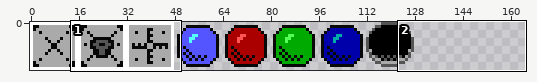
Edited in one commit: sprite sheet (assets/floor.png). The picture above shows the old version from afar; the outline marks the close-up.
Close-up. The starting point:
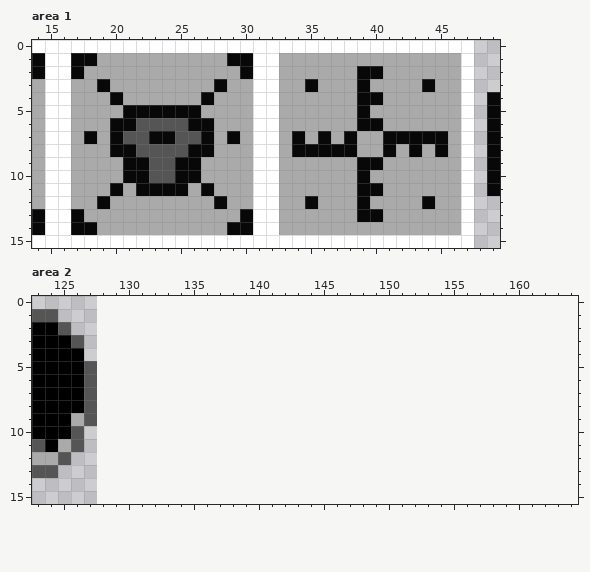
The file is 128x16 pixels. Shown: area 1: x 14..49, y 0..15; area 2: x 123..164, y 0..15. The old version is drawn lined up with the new one, on the new canvas. The wide view leaves out empty margins.
Now the later version:
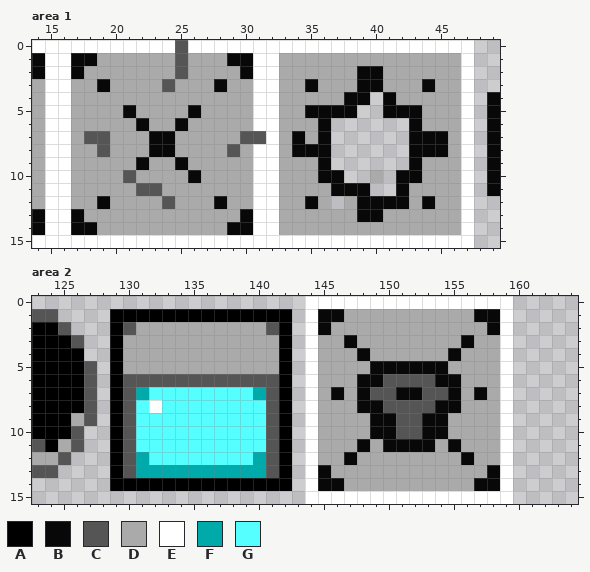
Palette (. is transparent): A #000000  B #080808  C #555555  D #aaaaaa  E #ffffff  F #00aaaa  G #55ffff
Changes in this commit:
canvas 128x16 -> 176x16
--- area 1
@@ x 14..49 @@
- 0 EEEEEEEEEEEEEEEEEEEEEEEEEEEEEEEEEE..
- 1 BEEBBDDDDDDDDDDBBEEDDDDDDDDDDDDDDE..
- 2 BEEBDDDDDDDDDDDDBEEDDDDDDBBDDDDDDE..
- 3 DEEDDBDDDDDDDDBDDEEDDBDDDBDDDDBDDE..
- 4 DEEDDDBDDDDDDBDDDEEDDDDDDBBDDDDDDE.B
- 5 DEEDDDDBBBBBBDDDDEEDDDDDDBDDDDDDDE.B
- 6 DEEDDDBBCCCCBBDDDEEDDDDDDBBDDDDDDE.B
- 7 DEEDBDBCCBBCCBDBDEEDBDBDBDDBBBBBDE.B
- 8 DEEDDDBBCCCCBBDDDEEDBBBBBDDBDBDBDE.B
- 9 DEEDDDDBBCCBBDDDDEEDDDDDDBBDDDDDDE.B
-10 DEEDDDDBBCCBBDDDDEEDDDDDDBDDDDDDDE.B
-11 DEEDDDBDBBBBDBDDDEEDDDDDDBBDDDDDDE.B
-12 DEEDDBDDDDDDDDBDDEEDDBDDDBDDDDBDDE..
+ 0 EEEEEEEEEEECEEEEEEEEEEEEEEEEEEEEEE..
+ 1 BEEBBDDDDDDCDDDBBEEDDDDDDDDDDDDDDE..
+ 2 BEEBDDDDDDDCDDDDBEEDDDDDDBBDDDDDDE..
+ 3 DEEDDBDDDDCDDDBDDEEDDBDDDBBDDDBDDE..
+ 4 DEEDDDDDDDDDDDDDDEEDDDDDBB.BDDDDDE.B
+ 5 DEEDDDDBDDDDBDDDDEEDDBBBB..BBBDDDE.B
+ 6 DEEDDDDDBDDBDDDDDEEDDDB......BDDDE.B
+ 7 DEEDCCDDDBBDDDDDCCEDBDB......BBBDE.B
+ 8 DEEDDCDDDBBDDDDCDEEDBBB......BBBDE.B
+ 9 DEEDDDDDBDDBDDDDDEEDDDB......BDDDE.B
+10 DEEDDDDCDDDDBDDDDEEDDDBB..D.BBDDDE.B
+11 DEEDDDDDCCDDDDDDDEEDDDDBBB..BDDDDE.B
+12 DEEDDBDDDDCDDDBDDEEDDBD.DBBBBDBDDE..
 13 BEEBDDDDDDDDDDDDBEEDDDDDDBBDDDDDDE..
--- area 2
@@ x 123..164 @@
- 0 ..........................................
- 1 CC........................................
- 2 AAC.......................................
- 3 AAAC......................................
- 4 AAAA......................................
- 5 AAAAC.....................................
- 6 AAAAC.....................................
- 7 AAAAC.....................................
- 8 AAAAC.....................................
- 9 AAADC.....................................
-10 AAAC......................................
-11 CADC......................................
-12 DDC.......................................
-13 CC........................................
-14 ..........................................
-15 ..........................................
+ 0 .....................EEEEEEEEEEEEEEEE.....
+ 1 CC....AAAAAAAAAAAAAA.EBBDDDDDDDDDDBBE.....
+ 2 AAC...ACDDDDDDDDDDCA.EBDDDDDDDDDDDDBE.....
+ 3 AAAC..ADDDDDDDDDDDDA.EDDBDDDDDDDDBDDE.....
+ 4 AAAA..ADDDDDDDDDDDDA.EDDDBDDDDDDBDDDE.....
+ 5 AAAAC.ADDDDDDDDDDDDA.EDDDDBBBBBBDDDDE.....
+ 6 AAAAC.ACCCCCCCCCCCCA.EDDDBBCCCCBBDDDE.....
+ 7 AAAAC.ACFGGGGGGGGFCA.EDBDBCCBBCCBDBDE.....
+ 8 AAAAC.ACGEGGGGGGGGCA.EDDDBBCCCCBBDDDE.....
+ 9 AAADC.ACGGGGGGGGGGCA.EDDDDBBCCBBDDDDE.....
+10 AAAC..ACGGGGGGGGGGCA.EDDDDBBCCBBDDDDE.....
+11 CADC..ACGGGGGGGGGGCA.EDDDBDBBBBDBDDDE.....
+12 DDC...ACFGGGGGGGGFCA.EDDBDDDDDDDDBDDE.....
+13 CC....ACFFFFFFFFFFCA.EBDDDDDDDDDDDDBE.....
+14 ......AAAAAAAAAAAAAA.EBBDDDDDDDDDDBBE.....
+15 .....................EEEEEEEEEEEEEEEE.....
Where, in picture pixels (left, top, right, bottom), the same in both close-ups:
changed: (84, 40, 266, 209)
changed: (305, 79, 435, 209)
added: (110, 296, 513, 504)
